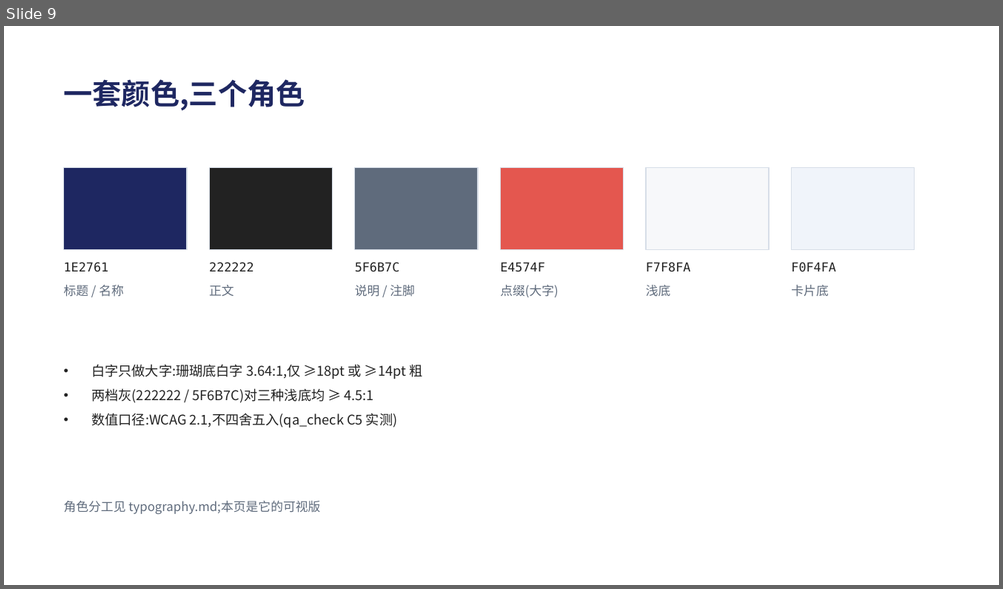
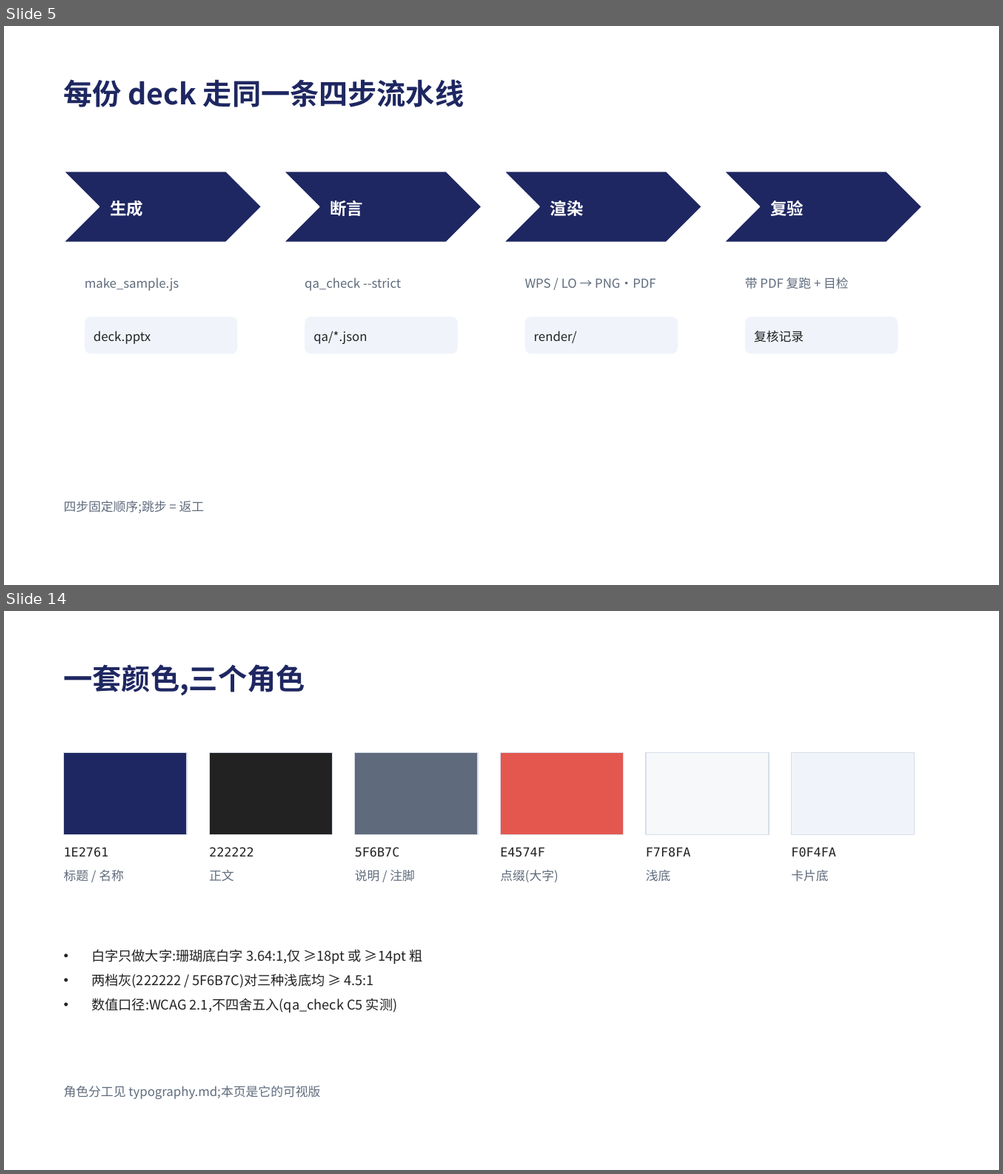
Before and after one commit to Tlaven/skill-repo, a slide deck: pptx-delivery/examples/acceptance-sample/deck.pptx. Shown one above the other, each under a label of ours: slide 9 before the commit, slides 5 and 14 after it; the slides between them are not shown. The pictures are 1003x589 and 1003x1174 pixels, drawn with LibreOffice and Linux fonts; fonts in the diff are those of the drawing. Boxes give left, top, right and bottom in pixels: in the first picture for what was removed or moved away, otherwise in the second. Text is boxed around its words. In the diff, an @@ line names an element or a change of style, - is before the commit and + after.

Commit message:
feat(pptx-delivery): 版式库脚手架(essentials 蒸馏)+ 示例重做为 15 页 12 原型
- 学习与蒸馏(essentials 完整版流程):StrategyU 14 版式库 + Deckary MBB 结构规则 +
  bento 综述 → docs/scaffolds/slide-patterns-essentials.md(候选待作者评审;12 条通例、
  来源分级;"bento 47% 留存"类引用标【待补证据】不予采信)
- 先尺子后提案:示例重做为 15 页 / 12 种原型(执行摘要、大数字、三支柱、chevron 流程、
  时间线、2×2 矩阵、仪表盘、双栏对比、记分卡、引用+证据、图+解读、终端块、色卡、封面/收尾);
  生成器新增点阵纹理(sharp Alpha)与 chevron / triangle / 环形等形状构件,两张图片 aspect 精确
- 判据当场生效:C5 拦下装饰性低对比引号(通例 8)→ 改 ice;记分卡"七项"→"八项"事实修正;
  三支柱补元信息层
- validate PASSED;两层断言 0/0(15 页);CHECK.md 重写(按 15 页版式逐条列检查点);
  SKILL.md 挂新版式脚手架入口

```diff
--- a/pptx-delivery/examples/acceptance-sample/deck.pptx
+++ b/pptx-delivery/examples/acceptance-sample/deck.pptx
@@ slide 5 added at bbox=[4, 26, 999, 585], background #FFFFFF @@
@@ text added at bbox=[64, 79, 464, 107], 28 pt, text #1E2761, bold @@
+每份 deck 走同一条四步流水线
@@ chevron added at bbox=[64, 172, 262, 242], fill #1E2761, outline #FFFFFF 1 pt @@
@@ chevron added at bbox=[284, 172, 481, 242], fill #1E2761, outline #FFFFFF 1 pt @@
@@ chevron added at bbox=[504, 172, 702, 242], fill #1E2761, outline #FFFFFF 1 pt @@
@@ chevron added at bbox=[724, 172, 922, 242], fill #1E2761, outline #FFFFFF 1 pt @@
@@ text added at bbox=[110, 201, 143, 216], 16 pt, text #FFFFFF, bold @@
+生成
@@ text added at bbox=[330, 201, 363, 216], 16 pt, text #FFFFFF, bold @@
+断言
@@ text added at bbox=[550, 201, 583, 216], 16 pt, text #FFFFFF, bold @@
+渲染
@@ text added at bbox=[770, 201, 803, 216], 16 pt, text #FFFFFF, bold @@
+复验
@@ text added at bbox=[85, 278, 179, 291], 12 pt, text #5F6B7C @@
+make_sample.js
@@ text added at bbox=[304, 278, 401, 291], 12 pt, text #5F6B7C @@
+qa_check --strict
@@ text added at bbox=[525, 278, 656, 288], 12 pt, text #5F6B7C @@
+WPS / LO → PNG·PDF
@@ text added at bbox=[745, 278, 848, 289], 12 pt, text #5F6B7C @@
+带 PDF 复跑 + 目检
@@ rounded rectangle added at bbox=[85, 317, 238, 355], fill #F0F4FA @@
@@ text added at bbox=[94, 331, 151, 344], 12 pt, text #222222 @@
+deck.pptx
@@ rounded rectangle added at bbox=[304, 317, 458, 355], fill #F0F4FA @@
@@ text added at bbox=[313, 331, 367, 344], 12 pt, text #222222 @@
+qa/*.json
@@ rounded rectangle added at bbox=[525, 317, 677, 355], fill #F0F4FA @@
@@ text added at bbox=[534, 331, 577, 343], 12 pt, text #222222 @@
+render/
@@ rounded rectangle added at bbox=[745, 317, 898, 355], fill #F0F4FA @@
@@ text added at bbox=[754, 331, 803, 343], 12 pt, text #222222 @@
+复核记录
@@ text added at bbox=[64, 501, 205, 514], 12 pt, text #5F6B7C @@
+四步固定顺序;跳步 = 返工
@@ what was slide 9 is now slide 14 @@
```
Also in this commit, not shown: 4 slides changed, 8 other slides added, 5 slides removed, 23 other files.
